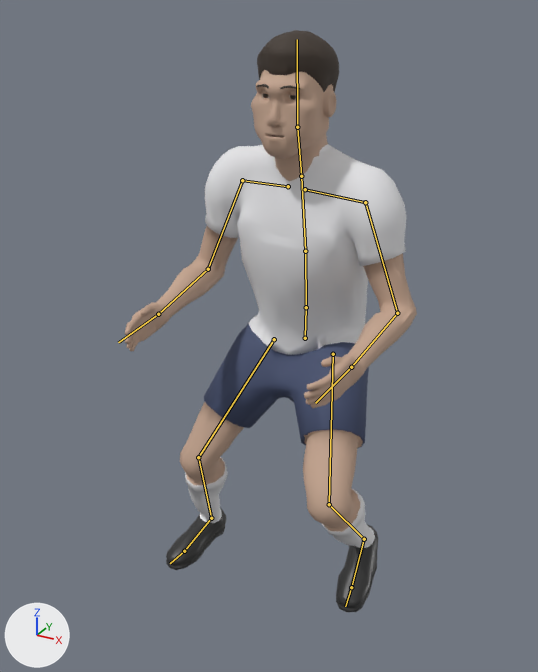
The Blender file assets/figure/figure.blend, before and after one commit.
The view is the same before and after, from a camera (50 mm lens) standing at (0.89, -1.789, 1.728) and looking at (-0.029, -0.118, 0.893). The axes (+X, +Y, +Z) are drawn at lower left. The lights are the same throughout. The older version comes first. Both versions are drawn at frame 22 of the action 'strafe_L'; the numbers are the values there. The bones that bend it are drawn over the model as lines.

In view in the first picture: 'body', 'eyes', 'hair_short'.
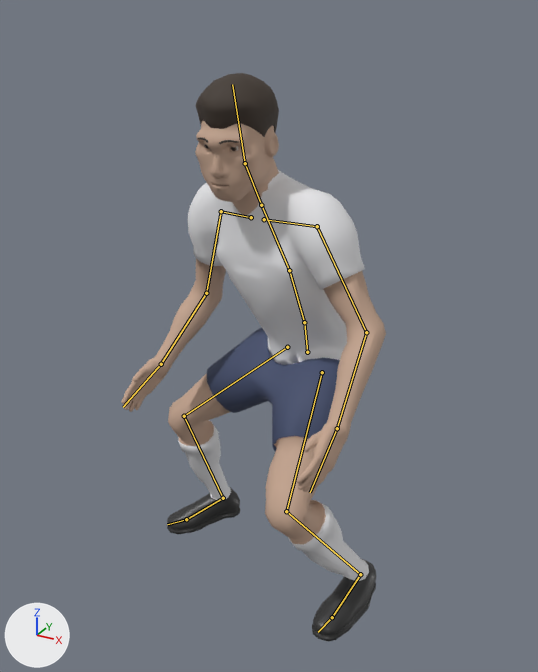
What differs and where, as boxes (x1, y1, x2, y2) in the pictures (538 x 672 px):
```json
{"object": "body", "change": "posed", "before": [125, 70, 417, 612], "after": [121, 121, 386, 642], "on screen": "9% narrower"}
{"object": "hair_short", "change": "posed", "before": [256, 30, 339, 92], "after": [195, 73, 279, 144]}
{"object": "eyes", "change": "posed", "before": [262, 94, 299, 136], "after": [204, 145, 238, 186], "on screen": "8% narrower"}
{"bone": "hips", "before": "(305, 338) to (306, 307)", "after": "(307, 352) to (304, 322)"}
{"bone": "spine", "before": "(306, 307) to (305, 251)", "after": "(304, 322) to (289, 270)"}
{"bone": "chest", "before": "(305, 251) to (301, 176)", "after": "(289, 270) to (261, 205)"}
{"bone": "neck", "before": "(301, 176) to (297, 127)", "after": "(261, 205) to (245, 163)"}
{"bone": "head", "before": "(297, 127) to (297, 39)", "after": "(245, 163) to (232, 84)"}
{"bone": "upper_arm_L", "before": "(365, 202) to (397, 313)", "after": "(317, 226) to (366, 332)"}
{"bone": "forearm_L", "before": "(397, 313) to (351, 367)", "after": "(366, 332) to (337, 428)"}
{"bone": "hand_L", "before": "(351, 367) to (315, 403)", "after": "(337, 428) to (310, 492)"}
{"bone": "upper_arm_R", "before": "(242, 180) to (208, 269)", "after": "(221, 211) to (206, 293)"}
{"bone": "forearm_R", "before": "(208, 269) to (158, 314)", "after": "(206, 293) to (161, 364)"}
{"bone": "hand_R", "before": "(158, 314) to (118, 342)", "after": "(161, 364) to (123, 407)"}
{"bone": "thigh_L", "before": "(333, 354) to (329, 504)", "after": "(322, 372) to (286, 511)"}
{"bone": "foot_L", "before": "(364, 539) to (351, 587)", "after": "(360, 574) to (332, 617)"}
{"bone": "thigh_R", "before": "(274, 339) to (198, 457)", "after": "(287, 347) to (184, 416)"}
{"bone": "shin_R", "before": "(198, 457) to (211, 518)", "after": "(184, 416) to (223, 498)"}
{"bone": "foot_R", "before": "(211, 518) to (184, 551)", "after": "(223, 498) to (186, 519)"}
```

Edits to the scene script, one JSON object a line:
```json
{"block": "bone_hips", "where": "bone_hips = bpy.data.objects['rig'].pose.bones['hips']  # child of 'root'"}
{"op": "set", "path": "bone_hips.location", "old": "(0.02, -0.126, -0.006)", "new": "(0.016, -0.179, -0.034)"}
{"op": "set", "path": "bone_hips.rotation_quaternion", "old": "(0.998, 0.061, 0.011, -0.017)", "new": "(0.959, 0.097, -0.265, -0.004)", "note": "degrees (7, 1, -2) -> degrees (13, -30, -4)"}
{"block": "bone_spine", "where": "bone_spine = bpy.data.objects['rig'].pose.bones['spine']  # child of 'hips'"}
{"op": "set", "path": "bone_spine.rotation_quaternion", "old": "(0.999, 0.038, -0.009, -0.007)", "new": "(0.995, 0.078, 0.054, 0.007)", "note": "degrees (4, -1, -1) -> degrees (9, 6, 1)"}
{"block": "bone_chest", "where": "bone_chest = bpy.data.objects['rig'].pose.bones['chest']  # child of 'spine'"}
{"op": "set", "path": "bone_chest.rotation_quaternion", "old": "(1.0, 0.023, -0.015, 0.005)", "new": "(0.995, 0.06, 0.082, 0.002)", "note": "degrees (3, -2, 1) -> degrees (7, 9, 1)"}
{"block": "bone_neck", "where": "bone_neck = bpy.data.objects['rig'].pose.bones['neck']  # child of 'chest'"}
{"op": "set", "path": "bone_neck.rotation_quaternion", "old": "(0.999, -0.051, 0.008, 0.009)", "new": "(0.997, -0.047, 0.049, -0.043)", "note": "degrees (-6, 1, 1) -> degrees (-6, 5, -5)"}
{"block": "bone_head", "where": "bone_head = bpy.data.objects['rig'].pose.bones['head']  # child of 'neck'"}
{"op": "set", "path": "bone_head.rotation_quaternion", "old": "(0.998, -0.062, 0.009, 0.011)", "new": "(0.995, -0.057, 0.065, -0.047)", "note": "degrees (-7, 1, 1) -> degrees (-7, 7, -6)"}
{"block": "bone_upper_arm_l", "where": "bone_upper_arm_l = bpy.data.objects['rig'].pose.bones['upper_arm_L']  # child of 'shoulder_L'"}
{"op": "set", "path": "bone_upper_arm_l.rotation_quaternion", "old": "(0.975, 0.148, -0.012, -0.166)", "new": "(0.974, 0.189, -0.015, -0.122)", "note": "degrees (17, 1, -19) -> degrees (22, 1, -14)"}
{"block": "bone_forearm_l", "where": "bone_forearm_l = bpy.data.objects['rig'].pose.bones['forearm_L']  # child of 'upper_arm_L'"}
{"op": "set", "path": "bone_forearm_l.rotation_quaternion", "old": "(0.839, 0.545, 0.0, 0.0)", "new": "(0.951, 0.31, 0.0, 0.0)", "note": "degrees (66, 0, 0) -> degrees (36, 0, 0)"}
{"block": "bone_hand_l", "where": "bone_hand_l = bpy.data.objects['rig'].pose.bones['hand_L']  # child of 'forearm_L'"}
{"op": "set", "path": "bone_hand_l.rotation_quaternion", "old": "(0.975, 0.052, -0.216, 0.012)", "new": "(0.962, 0.085, -0.258, 0.023)", "note": "degrees (6, -25, 0) -> degrees (10, -30, 0)"}
{"block": "bone_upper_arm_r", "where": "bone_upper_arm_r = bpy.data.objects['rig'].pose.bones['upper_arm_R']  # child of 'shoulder_R'"}
{"op": "set", "path": "bone_upper_arm_r.rotation_quaternion", "old": "(0.968, 0.153, 0.007, 0.2)", "new": "(0.966, 0.199, 0.007, 0.166)", "note": "degrees (17, -3, 23) -> degrees (23, -3, 19)"}
{"block": "bone_forearm_r", "where": "bone_forearm_r = bpy.data.objects['rig'].pose.bones['forearm_R']  # child of 'upper_arm_R'"}
{"op": "set", "path": "bone_forearm_r.rotation_quaternion", "old": "(0.839, 0.545, 0.0, 0.0)", "new": "(0.951, 0.31, 0.0, 0.0)", "note": "degrees (66, 0, 0) -> degrees (36, 0, 0)"}
{"block": "bone_hand_r", "where": "bone_hand_r = bpy.data.objects['rig'].pose.bones['hand_R']  # child of 'forearm_R'"}
{"op": "set", "path": "bone_hand_r.rotation_quaternion", "old": "(0.975, 0.052, 0.216, -0.012)", "new": "(0.962, 0.085, 0.258, -0.023)", "note": "degrees (6, 25, 0) -> degrees (10, 30, 0)"}
{"block": "bone_thigh_l", "where": "bone_thigh_l = bpy.data.objects['rig'].pose.bones['thigh_L']  # child of 'hips'"}
{"op": "set", "path": "bone_thigh_l.rotation_quaternion", "old": "(0.874, -0.457, -0.062, -0.153)", "new": "(0.809, -0.492, -0.169, -0.274)", "note": "degrees (-54, -14, -13) -> degrees (-57, -33, -19)"}
{"block": "bone_foot_l", "where": "bone_foot_l = bpy.data.objects['rig'].pose.bones['foot_L']  # child of 'shin_L'"}
{"op": "set", "path": "bone_foot_l.rotation_quaternion", "old": "(0.964, -0.231, -0.028, 0.128)", "new": "(0.942, -0.264, -0.083, 0.191)", "note": "degrees (-27, 0, 15) -> degrees (-32, -3, 24)"}
{"block": "bone_thigh_r", "where": "bone_thigh_r = bpy.data.objects['rig'].pose.bones['thigh_R']  # child of 'hips'"}
{"op": "set", "path": "bone_thigh_r.rotation_quaternion", "old": "(0.947, -0.263, 0.096, 0.16)", "new": "(0.859, -0.441, 0.19, 0.177)", "note": "degrees (-29, 15, 15) -> degrees (-52, 29, 9)"}
{"block": "bone_shin_r", "where": "bone_shin_r = bpy.data.objects['rig'].pose.bones['shin_R']  # child of 'thigh_R'"}
{"op": "set", "path": "bone_shin_r.rotation_quaternion", "old": "(0.919, 0.394, 0.003, 0.005)", "new": "(0.86, 0.51, 0.003, 0.005)", "note": "degrees (46, 0, 1) -> degrees (61, 0, 1)"}
{"block": "bone_foot_r", "where": "bone_foot_r = bpy.data.objects['rig'].pose.bones['foot_R']  # child of 'shin_R'"}
{"op": "set", "path": "bone_foot_r.rotation_quaternion", "old": "(0.969, -0.173, 0.114, -0.134)", "new": "(0.975, -0.094, 0.036, -0.199)", "note": "degrees (-22, 10, -18) -> degrees (-11, 2, -23)"}
```
